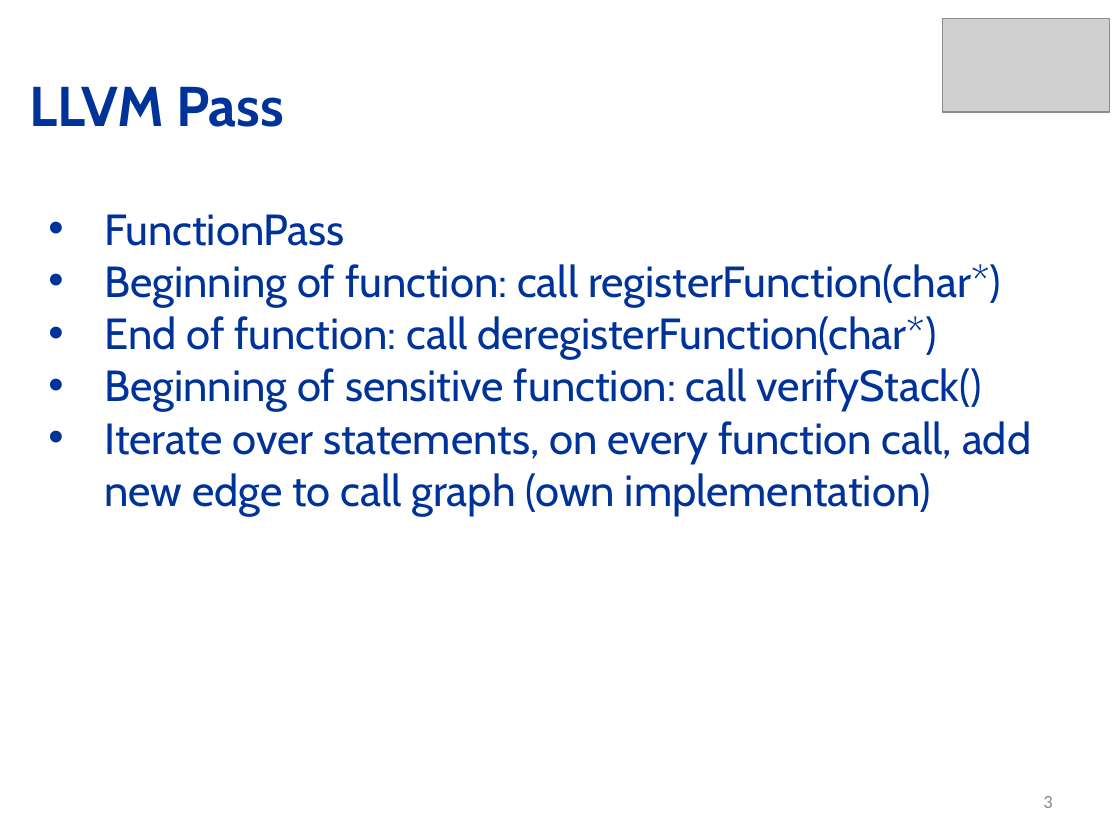
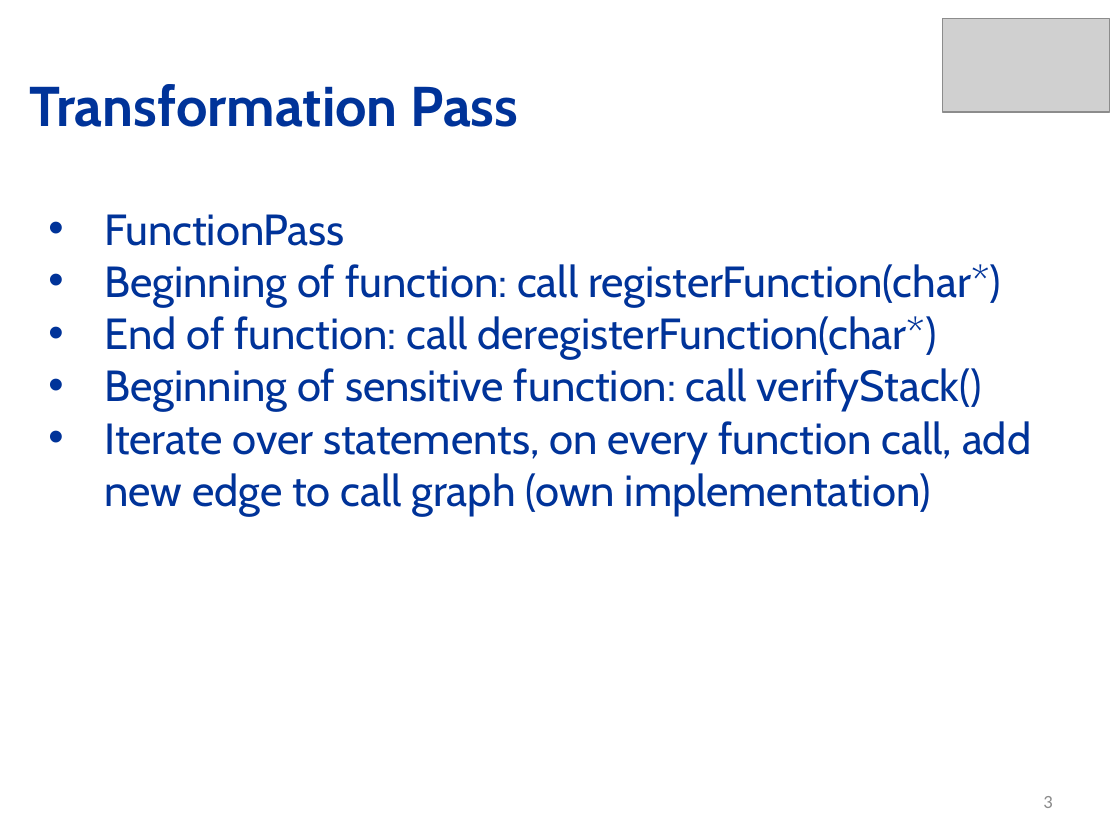
Before and after one commit to mamorel/sip-control-flow-integrity, a slide deck: slide 3 of Slides/PresentationPhase2.pptx. Drawn at 1120x840 pixels with LibreOffice and Linux fonts; fonts in the diff are those of the drawing; grey boxes stand for pictures. Boxes give left, top, right and bottom in pixels: in the first picture for what was removed or moved away, otherwise in the second. Text is boxed around its words. In the diff, an @@ line names an element or a change of style, - is before the commit and + after.

```diff
--- a/Slides/PresentationPhase2.pptx
+++ b/Slides/PresentationPhase2.pptx
@@ subtitle at box(30, 84, 518, 127): text changed @@
-LLVM Pass
+Transformation Pass
```
Also in this commit, not shown: 3 other slides changed, 1 slide added, 2 other files.
